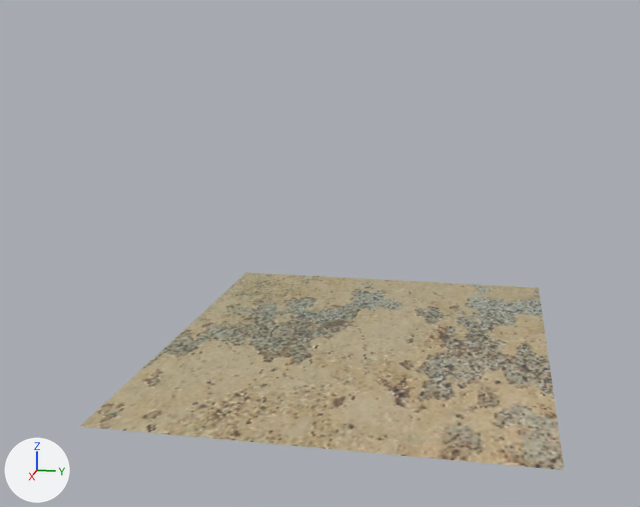
One commit to the Blender file Prototypes/Zelle/Zelle_neu_comb4.blend: the scene before it, then after it.
Camera for both pictures: a camera (50 mm lens) standing at (9.9, 2.88, 2.75) and looking at (2.39, 1.38, 0.87). Arrows for +X, +Y and +Z are at lower left; the lights stay in place.

The first picture shows 'Boden'.
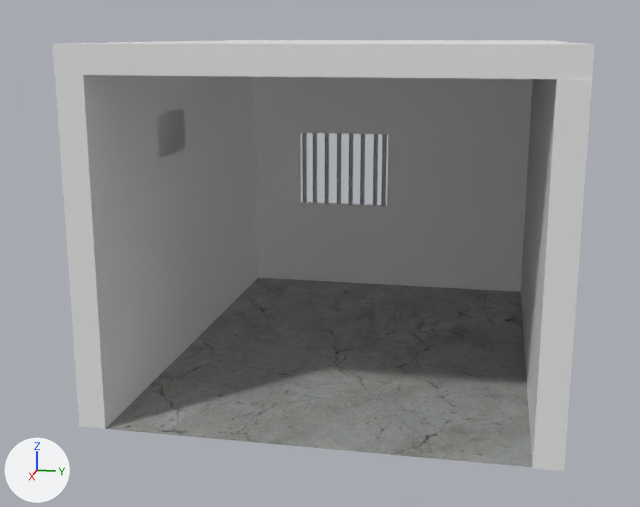
Where the change shows, as pixel boxes (x1, y1, x2, y2) in the pictures (640 x 507 px):
'Boden', surface changed (beige to grey)
    both: (80, 272, 564, 470)
'Wand2', shown
    after: (55, 75, 258, 429)
'Fenster', shown
    after: (255, 77, 532, 292)
'Seite', shown
    after: (521, 79, 592, 471)
'Dach', shown
    after: (52, 40, 595, 80)
'Bars', added
    after: (302, 133, 387, 206)

The change, as a list of edits to the scene's bpy script:
```text
Add img_conrete_jpg:
    img_conrete_jpg = load_image('Conrete.jpg', 'Conrete.jpg', 1600, 1600, 'sRGB')
Change mat_boden:
    mat_boden.texture: img_bodenneu_png -> img_conrete_jpg
    mat_boden.roughness: 0.5 -> 0.153
    add mat_boden.specular_ior_level = 0.253
    add mat_boden.anisotropic = 0.0822
Add mat_barmaterial:
    mat_barmaterial = principled_material('BarMaterial')
    mat_barmaterial.base_color = (0.438, 0.438, 0.438)  # grey #b1b1b1
    mat_barmaterial.metallic = 0.484
Add me_plane_006:
    me_plane_006.from_pydata(...)  # a 32-sided cylinder along z spanning x -2.985..-2.935, y 0.425..0.475, z 0.9..1.7; a 32-sided cylinder along z spanning x -2.985..-2.935, y 0.329..0.379, z 0.9..1.7; a 32-sided cylinder along z spanning x -2.985..-2.935, y 0.184..0.234, z 0.9..1.7; a 32-sided cylinder along z spanning x -2.985..-2.935, y 0.053..0.103, z 0.9..1.7; a 32-sided cylinder along z spanning x -2.985..-2.935, y -0.083..-0.033, z 0.9..1.7; a 32-sided cylinder along z spanning x -2.985..-2.935, y -0.222..-0.172, z 0.9..1.7; a 32-sided cylinder along z spanning x -2.985..-2.935, y -0.359..-0.309, z 0.9..1.7; a 32-sided cylinder along z spanning x -2.985..-2.935, y -0.478..-0.428, z 0.9..1.7
    me_plane_006.materials.append(mat_barmaterial)  # grey #b1b1b1
Change ob_wand2:
    remove ob_wand2.hide_render = True
Change ob_fenster:
    remove ob_fenster.hide_render = True
Change ob_dach:
    remove ob_dach.hide_render = True
Change ob_seite:
    remove ob_seite.hide_render = True
Add ob_bars:
    ob_bars = bpy.data.objects.new('Bars', me_plane_006)
    ob_bars.location = (3.1, 1.203, 0.0)
```
